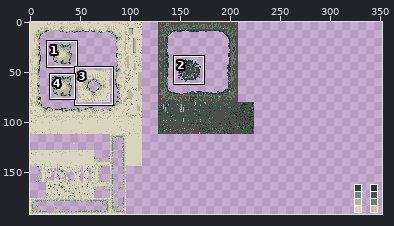
Sprite sheet, stored at sheet.png. Above, an overview of the earlier version with the close-up marked.
Close-up. Earlier state:
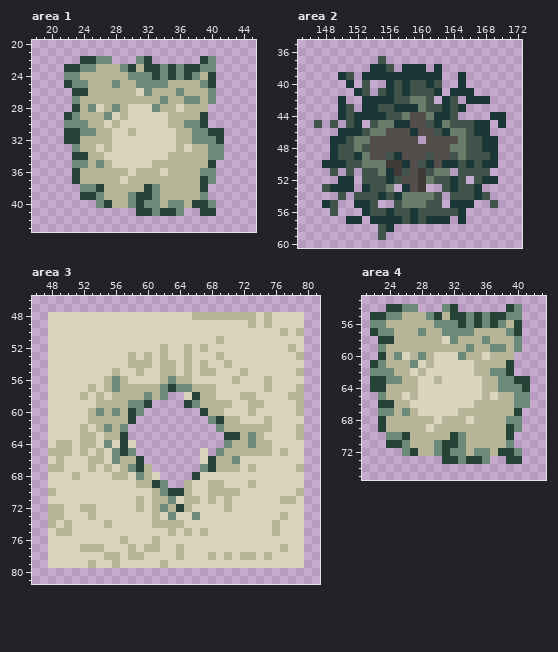
The file is 384x192 pixels. Shown: area 1: x 18..45, y 20..43; area 2: x 145..172, y 35..60; area 3: x 46..81, y 46..81; area 4: x 21..43, y 53..75. The wide view leaves out empty margins. The commit also changed other parts of the picture, which this record leaves out.
After the commit:
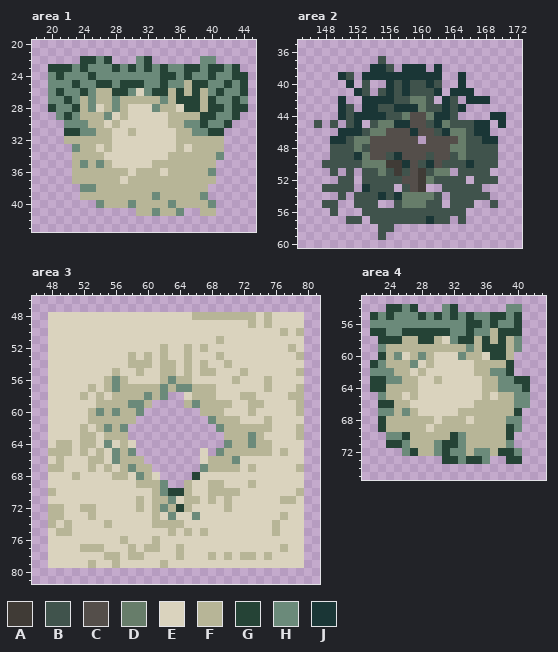
Palette (. is transparent): A #403b36  B #40534c  C #544e4a  D #677d6a  E #dad3be  F #b7b597  G #254336  H #6b8a7a  J #1a3636
Change:
Area 1:
y 22: x 27 H -> G; x 39 G -> H
y 23: x 20..21 .. -> GG; x 23..24 GH -> HG; x 26..28 FFF -> HHG; x 31 F -> H; x 33..35 GHG -> HGH; x 40..43 H... -> GGHG
y 24: x 20..21 .. -> HG; x 24..29 FFFFFF -> HGHHHH; x 33..34 GH -> HG; x 39 F -> H; x 41..44 .... -> HHGG
y 25: x 20..23 ..GH -> HHHG; x 25..27 FFF -> HGG; x 29..31 FFH -> GGG; x 34..36 HFF -> GHH; x 38..44 FHG.... -> GGHHGHG
y 26: x 20..23 ...G -> HGHH; x 25 F -> H; x 28..30 FFF -> GGH; x 33..34 FF -> GG; x 36 H -> G; x 38 F -> G; x 41..44 .... -> GHHG
y 27: x 20..22 ... -> HHG; x 25 F -> H; x 28 F -> H; x 36..38 FHH -> GGG; x 40..44 H.... -> GHHGH
y 28: x 20..22 ... -> GHH; x 37..38 FF -> GG; x 40..44 ..... -> GGHGG
y 29: x 21 . -> H; x 40..43 .... -> GHHG
y 30: x 40..42 ... -> HHG
y 32: x 22..23 GG -> FF; x 38..41 HHHG -> FFFF
y 33: x 40..41 HH -> FF
y 34: x 23..24 GG -> FF; x 40 H -> F
y 35: x 23 H -> F; x 40 G -> F
y 36: x 23 G -> F; x 39 H -> F
y 37: x 23 G -> F; x 39..40 GH -> FF
y 38: x 26 G -> F; x 32..33 GH -> FF; x 39 G -> F
y 39: x 24..26 GGH -> FFF; x 30..32 HGG -> FFF
y 40: x 27 G -> F; x 31..33 GHH -> FFF; x 36 H -> F; x 38..39 GG -> FF
y 41: x 31..32 GG -> FF; x 34..35 GG -> FF; x 39..40 GG -> FF
Area 2:
y 48: x 149 J -> B; x 168..169 JJ -> BB
y 49: x 149 J -> B; x 169 J -> B
y 50: x 148..150 JJJ -> BBB; x 163..164 JJ -> BB; x 168..169 JJ -> BB
y 51: x 156 J -> B
y 52: x 150..151 JJ -> BB; x 156 J -> B; x 164 J -> B; x 168..169 JJ -> BB
y 53: x 149..151 JJJ -> BBB; x 156 D -> B; x 158 J -> B; x 164 J -> B; x 167 J -> B
y 54: x 167 J -> B
y 55: x 148 J -> B; x 152..153 JJ -> BB; x 164..166 JJJ -> BBB
y 56: x 153 J -> B; x 156 J -> B; x 159 J -> B; x 165 J -> B
y 57: x 151..152 JJ -> BB; x 154..157 JJJJ -> BBBB; x 159 J -> B; x 162..163 JJ -> BB; x 165 J -> B
y 58: x 156 J -> B
Area 3:
y 57: x 63 G -> F
y 58: x 66 G -> F
y 59: x 60 G -> F; x 65 G -> F
y 60: x 58 G -> F; x 67 G -> F
y 61: x 58 G -> F; x 69 G -> F
y 63: x 57 G -> F; x 70..71 GG -> FF
y 64..65: x 57 G -> F
y 66..67: x 59 G -> F; x 68 G -> F
y 69: x 61 G -> F
Area 4:
y 54: x 27 H -> G; x 39 G -> H
y 55: x 23..24 GH -> HG; x 26..28 FFF -> HHG; x 31 F -> H; x 33..35 GHG -> HGH; x 40 H -> G
y 56: x 24..29 FFFFFF -> HHHHHH; x 33..34 GH -> HG; x 39 F -> H
y 57: x 23 H -> G; x 25..31 FFFHFFH -> HGGGGGG; x 34..36 HFF -> GHH; x 38..39 FH -> GG
y 58: x 25 F -> G; x 28..29 FF -> GG; x 33..34 FF -> GG; x 36 H -> G; x 38 F -> G
y 59: x 36..38 FHH -> GGG
y 60: x 37..38 FF -> GG
